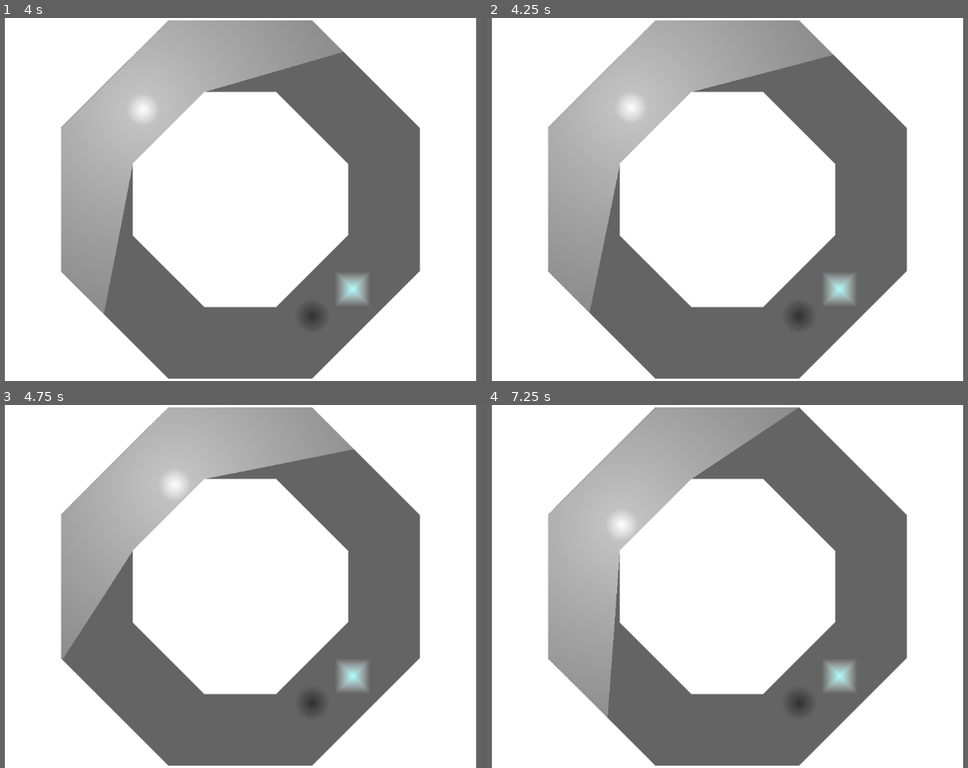
Above: before the commit, frames 1-4 (two rows, left to right).
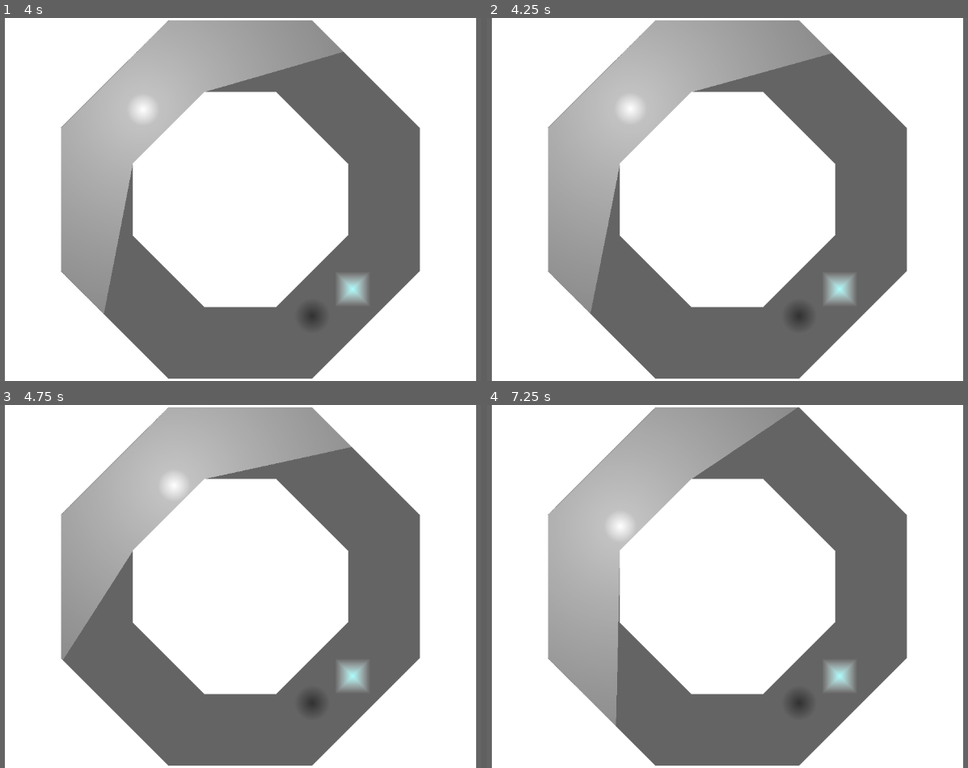
Above: after the commit, the same moments.

Repository: timo13113/gamejam_2024_shadows_and_alchemy
Game: Godot game, scene res://scenes/lvl1.tscn
Same seed, same stepped clock (60 frames per second), same inputs: the game is played once before the commit and once after it. This scene is started directly instead of the project's main scene.
Inputs (mouse positions are in pixels of both pictures, inside the frame that each line leads up to):
- Up to frame 1 (4 s): move the mouse to (206, 272) at 0.52 s; hold Space (toggle_move) 0.53-1.28 s; hold Up (ingame_move_up) 0.53-2.03 s; move the mouse to (432, 253) at 1.27 s; tap Space (toggle_move) at 1.35, 2.85 s; move the mouse to (48, 145) at 2.02 s; hold Space (toggle_move) 2.03-2.78 s; hold Left (ingame_move_left) 2.03-3.53 s; move the mouse to (274, 199) at 2.77 s; move the mouse to (144, 108) at 3.52 s; hold Down (ingame_move_down) from 3.53 s (still down); hold Space (toggle_move) from 3.53 s (still down)
- Up to frame 2 (4.25 s): keep holding Down (ingame_move_down); keep holding Space (toggle_move)
- Up to frame 3 (4.75 s): move the mouse to (384, 568) at 4.27 s; release Down (ingame_move_down) at 4.28 s; release Space (toggle_move) at 4.28 s; hold Right (ingame_move_right) from 4.28 s (still down); tap Space (toggle_move) at 4.35 s
- Up to frame 4 (7.25 s): move the mouse to (597, 604) at 5.02 s; release Right (ingame_move_right) at 5.03 s; hold Up (ingame_move_up) 5.03-5.78 s; hold Space (toggle_move) 5.03-5.78 s; move the mouse to (790, 506) at 5.77 s; hold Right (ingame_move_right) from 5.78 s (still down); tap Space (toggle_move) at 5.85 s; move the mouse to (693, 659) at 6.52 s; hold Space (toggle_move) from 6.53 s (still down)

Frame 1 is identical in both runs. In frame 2, 0.1% of the frame differs, in the area x 21-72%, y 3-82%; in frame 3, 0.2%; in frame 4, 0.5%, in the area x 12-65%, y 0-89%.

Commit message:
collision and movement bugfix

Diff:
--- a/scripts/enemy.gd
+++ b/scripts/enemy.gd
@@ -23,13 +23,13 @@
 		#player.global_position
 	#)
 		#print('collided:', get_last_slide_collision().get_collider())
-
+	#print()
 	if player != null:
 		$RayCast2D.target_position = player.global_position - global_position
 		#print($RayCast2D.get_collider())
 		if (
-	(player.global_position - global_position).length() < perseption_distance
-	and $RayCast2D.get_collider() == player
+			(player.global_position - global_position).length() < perseption_distance
+			and $RayCast2D.get_collider() == player
 		):
 			velocity = delta * enemy_speed * (
 				player.global_position - global_position).normalized()
--- a/scripts/player.gd
+++ b/scripts/player.gd
@@ -18,14 +18,36 @@
 func _physics_process(delta):
 	look_at(get_global_mouse_position())
 	#velocity = speed * delta * transform.x * int(toggle_move)
-	velocity = speed * delta * transform.x.normalized()
+	if speed * delta * delta > (position - get_global_mouse_position()).length():
+		velocity = (get_global_mouse_position() - global_position) / delta
+	else:
+		velocity = speed * delta * transform.x.normalized()
+	#print(
+		#speed,
+		#delta,
+		#transform.x.normalized(),
+		#position,
+		#speed * delta * transform.x.normalized(),
+		#(speed * transform.x.normalized()).length() * delta * delta,
+		#250.0 / 60,
+		#' ',
+		#(get_global_mouse_position() - global_position).length(),
+	#)
+	#velocity = min(
+		#speed * delta * transform.x.normalized(),
+		#(position - get_global_mouse_position()) * transform.x.normalized()
+	#)
 	#velocity = speed * delta * Input.get_vector(
 		#"ingame_move_left", "ingame_move_right",
 		#"ingame_move_up", "ingame_move_down")
 	move_and_slide()
 
-	kin_collision = get_last_slide_collision()
-	if kin_collision != null:
+	#kin_collision = get_last_slide_collision()
+	#get_slide_collision()
+	for collision in range(get_slide_collision_count()):
+		kin_collision = get_slide_collision(collision)
+	#if kin_collision != null:
+		#print(collision, '\t', kin_collision.get_collider())
 		collided_with = kin_collision.get_collider()
 		#if collided_with == player:
 		#print(collided_with.is_in_group('enemy'))
